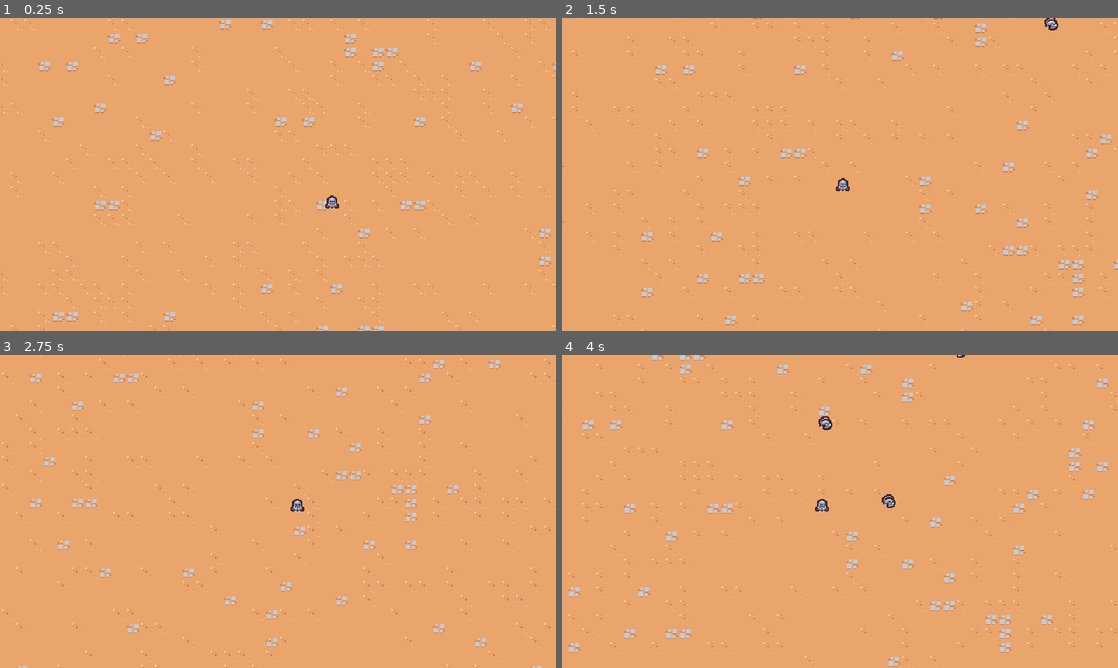
Above: before the commit, frames 1-4 (two rows, left to right).
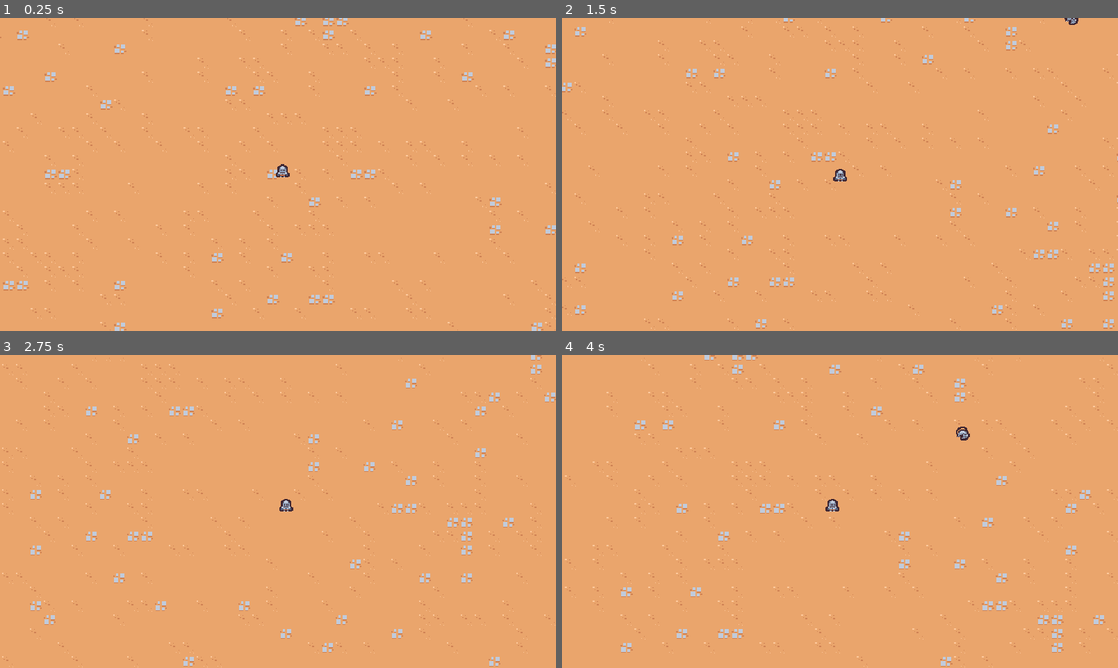
Above: after the commit, the same moments.

Repository: SilasCundiff/godot-course
Game: Godot game, scene res://scenes/main/main.tscn
Two runs of this game, one before a commit and one after it. Both use one fixed random seed, a clock stepped at 60 frames per second and the inputs below.
Inputs:
- Up to frame 1 (0.25 s): no input
- Up to frame 2 (1.5 s): hold D (move_right) 0.53-1.28 s; hold S (move_down) from 1.28 s (still down)
- Up to frame 3 (2.75 s): release S (move_down) at 2.03 s; hold D (move_right) from 2.03 s (still down)
- Up to frame 4 (4 s): release D (move_right) at 2.78 s; hold W (move_up) 2.78-3.53 s; hold A (move_left) from 3.53 s (still down)

The runs differ from the first frame. In frame 1, 5.1% of the frame differs, in the area x 0-100%, y 0-100%; in frame 2, 4.9%; in frame 3, 4.8%; in frame 4, 5.5%.

Commit message:
cleanup game feel

Diff:
--- a/project.godot
+++ b/project.godot
@@ -59,6 +59,7 @@
 2d_physics/layer_1="Terrain"
 2d_physics/layer_2="Player"
 2d_physics/layer_3="Enemy"
+2d_physics/layer_4="EnemyCollision"
 
 [rendering]
 
--- a/scenes/basic_enemy/basic_enemy.gd
+++ b/scenes/basic_enemy/basic_enemy.gd
@@ -1,6 +1,6 @@
 extends CharacterBody2D
 
-const MAX_SPEED = 75
+const MAX_SPEED = 40
 
 # Called when the node enters the scene tree for the first time.
 func _ready():
--- a/scenes/basic_enemy/basic_enemy.tscn
+++ b/scenes/basic_enemy/basic_enemy.tscn
@@ -10,7 +10,9 @@
 radius = 5.0
 
 [node name="BasicEnemy" type="CharacterBody2D" groups=["enemy"]]
-collision_layer = 0
+collision_layer = 8
+collision_mask = 9
+motion_mode = 1
 script = ExtResource("1_mfge1")
 
 [node name="Area2D" type="Area2D" parent="."]
--- a/scenes/game_camera.gd
+++ b/scenes/game_camera.gd
@@ -11,7 +11,7 @@
 # Called every frame. 'delta' is the elapsed time since the previous frame.
 func _process(delta):
 	acquire_target()
-	global_position = global_position.lerp(target_position, 1.0 - exp(-delta * 10))
+	global_position = global_position.lerp(target_position, 1.0 - exp(-delta * 20))
 
 
 func acquire_target():
--- a/scenes/player/player.gd
+++ b/scenes/player/player.gd
@@ -1,6 +1,7 @@
 extends CharacterBody2D
 
-const MAX_SPEED = 200
+const MAX_SPEED = 150
+const ACCELERATION_SMOOTHING = 25
 
 
 # Called when the node enters the scene tree for the first time.
@@ -12,7 +13,10 @@
 func _process(delta):
 	var movement_vector = get_movement_vector()
 	var direction = movement_vector.normalized()
-	velocity = direction * MAX_SPEED
+	var target_velocity = direction * MAX_SPEED
+
+	velocity = velocity.lerp(target_velocity, 1 - exp(-delta * ACCELERATION_SMOOTHING))
+
 	move_and_slide()
 
 func get_movement_vector():
--- a/scenes/player/player.tscn
+++ b/scenes/player/player.tscn
@@ -9,6 +9,7 @@
 
 [node name="Player" type="CharacterBody2D" groups=["player"]]
 collision_layer = 0
+motion_mode = 1
 script = ExtResource("1_4o5q0")
 
 [node name="AbilityManager" type="Node" parent="."]
